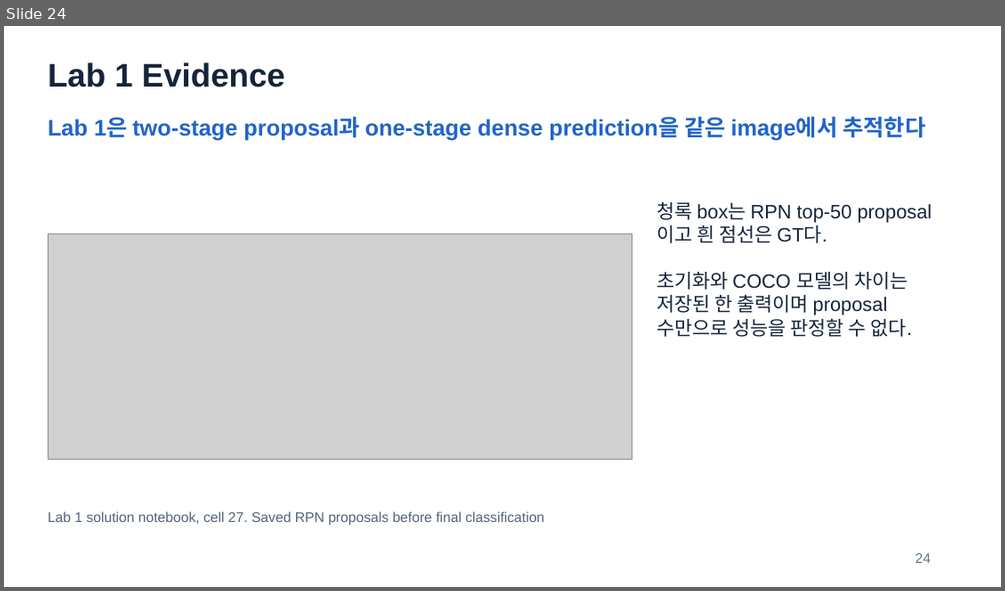
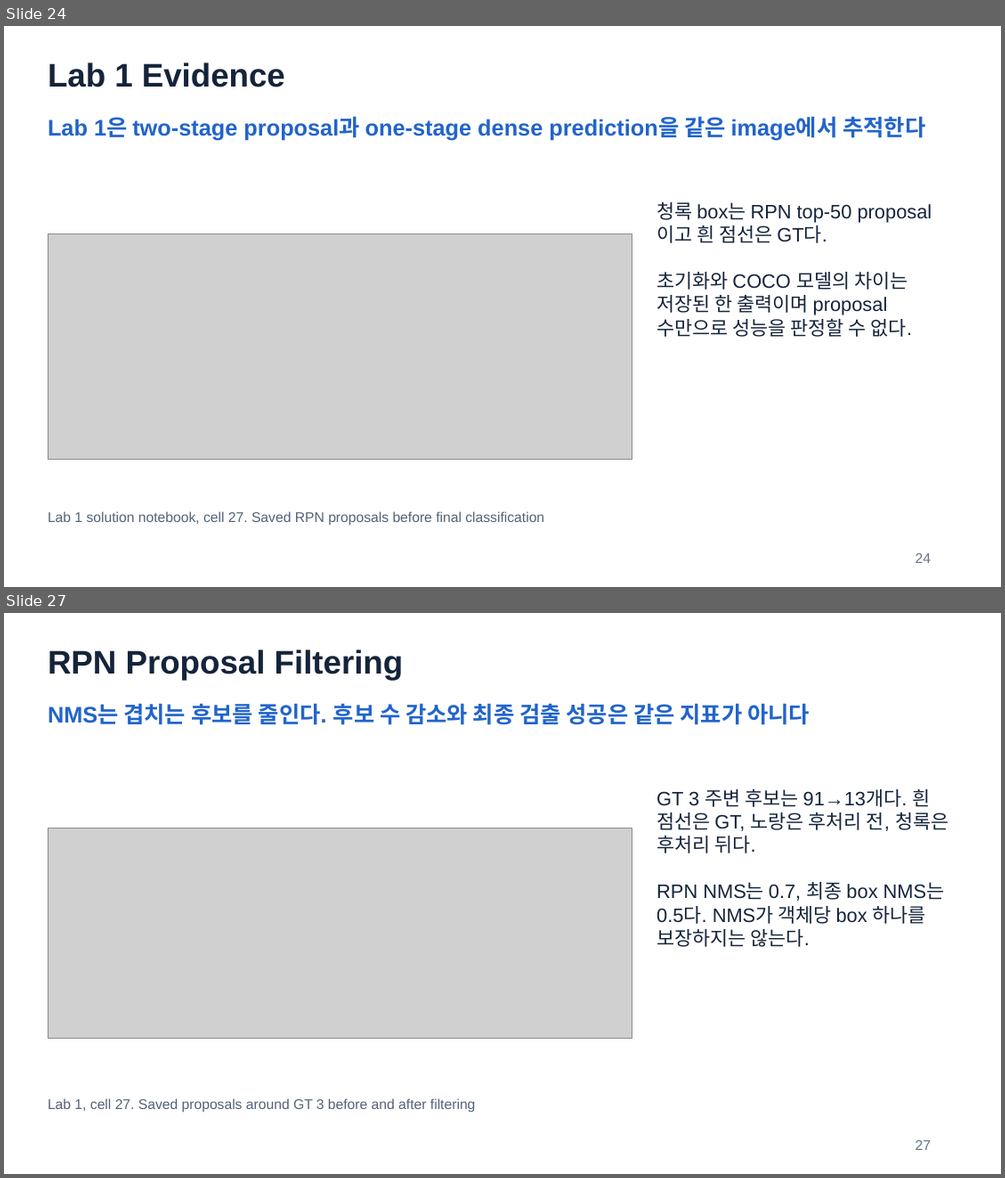
Before and after one commit to HyeonWooNa0861/HyeonWooNa0861.github.io, a slide deck: assets/presentations/study/autonomous-driving/adc-midterm-review-slides.pptx. Shown one above the other, each under a label of ours: slide 24 before the commit, slides 24 and 27 after it; the slides between them are not shown. The pictures are 1005x591 and 1005x1178 pixels, drawn with LibreOffice and Linux fonts; fonts in the diff are those of the drawing; grey boxes stand for pictures. Boxes give left, top, right and bottom in pixels: in the first picture for what was removed or moved away, otherwise in the second. Text is boxed around its words. In the diff, an @@ line names an element or a change of style, - is before the commit and + after.

```diff
--- a/assets/presentations/study/autonomous-driving/adc-midterm-review-slides.pptx
+++ b/assets/presentations/study/autonomous-driving/adc-midterm-review-slides.pptx
@@ slide 27 added at (x1=4, y1=613, x2=1001, y2=1174), background #FFFFFF @@
@@ text added at (x1=48, y1=649, x2=404, y2=680), 31.5 pt, text #15243B, bold @@
+RPN Proposal Filtering
@@ text added at (x1=48, y1=703, x2=809, y2=725), 21.8 pt, text #2164CB, bold @@
+NMS는 겹치는 후보를 줄인다. 후보 수 감소와 최종 검출 성공은 같은 지표가 아니다
@@ text added at (x1=656, y1=789, x2=948, y2=947), 18.8 pt, text #15243B @@
+GT 3 주변 후보는 91→13개다. 흰 점선은 GT, 노랑은 후처리 전, 청록은 후처리 뒤다.
+RPN NMS는 0.7, 최종 box NMS는 0.5다. NMS가 객체당 box 하나를 보장하지는 않는다.
@@ picture added at (x1=48, y1=828, x2=631, y2=1038) @@
@@ text added at (x1=48, y1=1098, x2=475, y2=1112), 13.5 pt, text #526378 @@
+Lab 1, cell 27. Saved proposals around GT 3 before and after filtering
@@ text added at (x1=915, y1=1140, x2=930, y2=1150), 13.5 pt, text #62748C @@
+27
```
Also in this commit, not shown: 2 slides changed, 10 other slides added, 2 other files.
